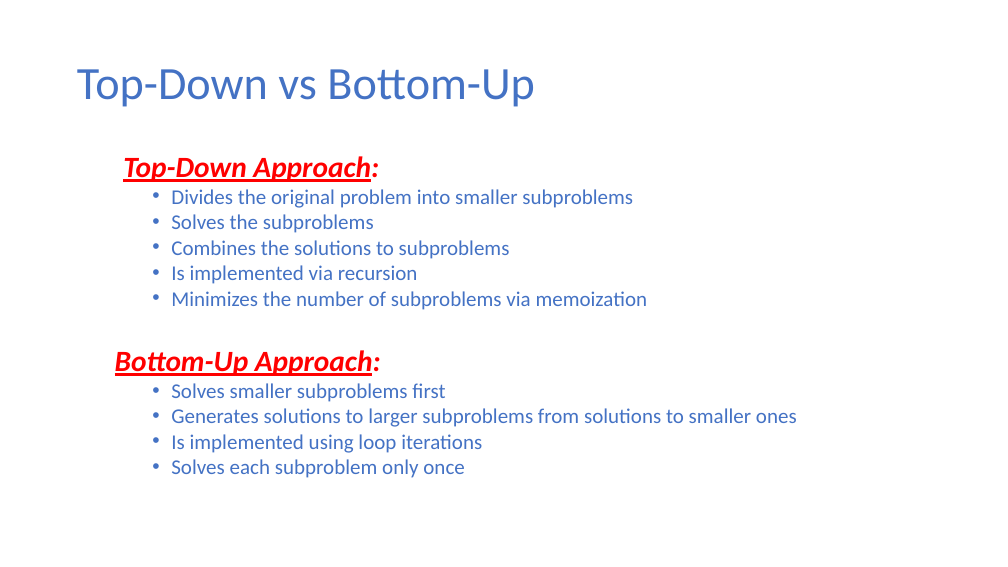
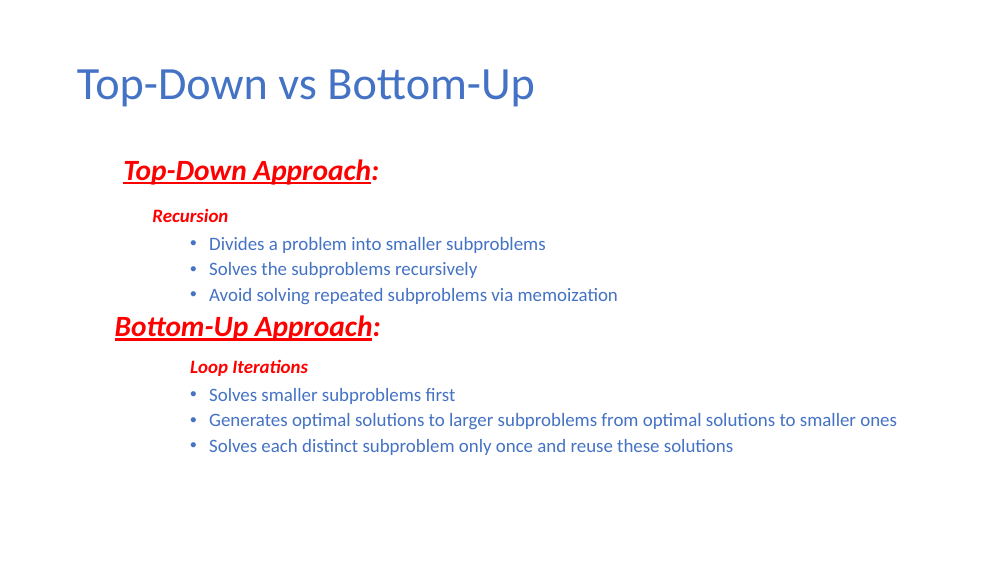
Before and after one commit to ekkapotc/EA, a slide deck: slide 12 of Lectures/Lecture 7.pptx. Drawn at 1008x567 pixels with LibreOffice and Linux fonts; fonts in the diff are those of the drawing. Boxes give left, top, right and bottom in pixels: in the first picture for what was removed or moved away, otherwise in the second. Text is boxed around its words. In the diff, an @@ line names an element or a change of style, - is before the commit and + after.

```diff
--- a/Lectures/Lecture 7.pptx
+++ b/Lectures/Lecture 7.pptx
@@ text at (115, 159, 456, 404): size 20 to 18 pt in "Solves smaller subproblems first"; line spacing 0.8 to 0.9; list level 3 to 4 in "Solves smaller subproblems first" @@
@@ text at (152, 209, 618, 304): text changed; size 20 to 18 pt @@
-    • Divides the original problem into smaller subproblems
-    • Solves the subproblems
-    • Combines the solutions to subproblems
-    • Is implemented via recursion
-    • Minimizes the number of subproblems via memoization
+Recursion
+      • Divides a problem into smaller subproblems
+      • Solves the subproblems recursively
+      • Avoid solving repeated subproblems via memoization
@@ text at (190, 359, 308, 376): paragraph added @@
+  Loop Iterations
@@ text at (209, 413, 897, 455): text changed; size 20 to 18 pt @@
-    • Generates solutions to larger subproblems from solutions to smaller ones
-    • Is implemented using loop iterations
-    • Solves each subproblem only once
+      • Generates optimal solutions to larger subproblems from optimal solutions to smaller ones
+      • Solves each distinct subproblem only once and reuse these solutions
```
Also in this commit, not shown: 8 other slides changed, 2 slides removed, 1 other file.
